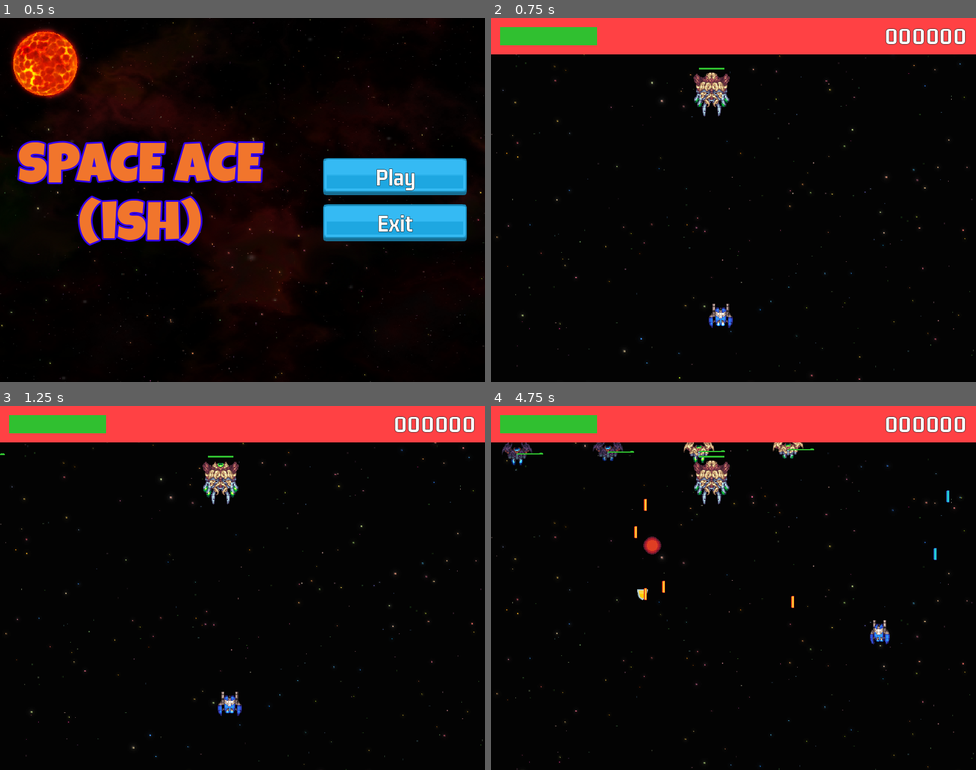
Above: before the commit, frames 1-4 (two rows, left to right).
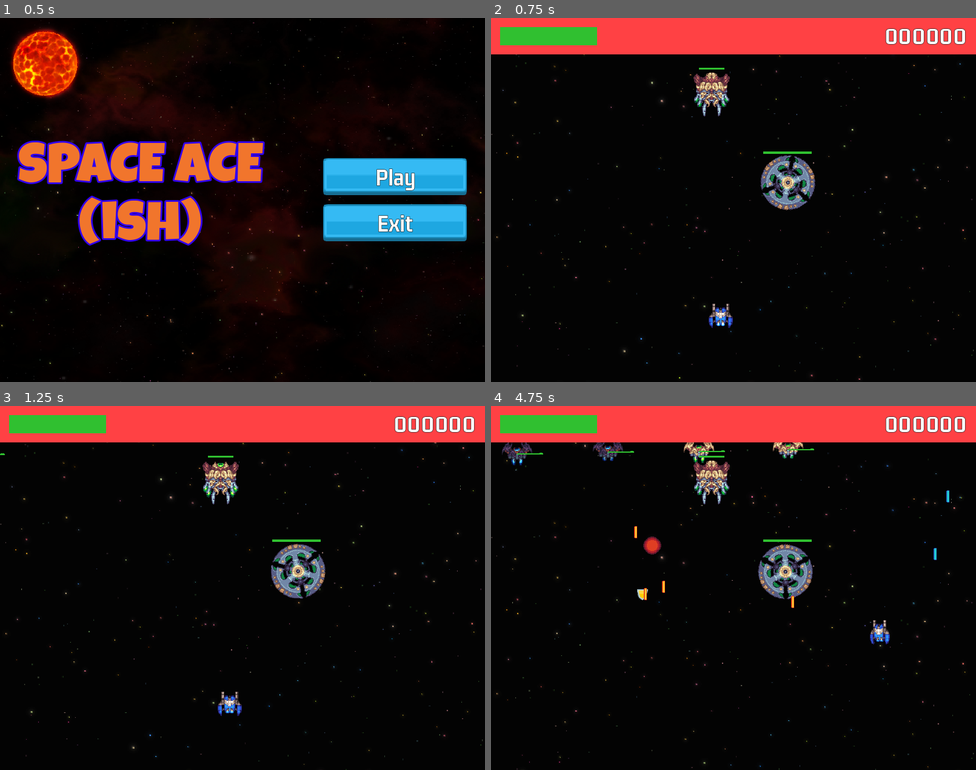
Above: after the commit, the same moments.

Repository: DMAlexander/space-ace
Game: Godot game, scene res://scenes/main/main.tscn
Two runs of this game, one before a commit and one after it. Both use one fixed random seed, a clock stepped at 60 frames per second and the inputs below.
Inputs:
- Up to frame 1 (0.5 s): no input
- Up to frame 2 (0.75 s): click "Play" at 0.5 s
- Up to frame 3 (1.25 s): no input
- Up to frame 4 (4.75 s): hold D (right) 1.28-2.03 s; tap J (shoot) at 1.35, 2.3, 3.05, 3.6, 4.35 s; hold S (down) 2.03-2.78 s; tap E (explode) at 2.1 s; hold D (right) 2.78-3.53 s; tap K (maker) at 2.85 s; hold W (up) 3.53-4.28 s; hold A (left) from 4.28 s (still down)

Frame 1 is identical in both runs. In frame 2, 1.2% of the frame differs, in the area x 55-67%, y 36-53%; in frame 3, 1.2%; in frame 4, 1.3%, in the area x 31-67%, y 25-54%.

Commit message:
Saucer Shooting

Diff:
--- a/spaceace/scenes/level/level.tscn
+++ b/spaceace/scenes/level/level.tscn
@@ -12,6 +12,7 @@
 [ext_resource type="PackedScene" uid="uid://cll7tl56r3nuw" path="res://scenes/game_over/game_over.tscn" id="10_kabkg"]
 [ext_resource type="AudioStream" uid="uid://bi7mxs2f6yv6p" path="res://assets/sounds/loops/Mercury.wav" id="11_xdmfd"]
 [ext_resource type="PackedScene" uid="uid://dm2xsxv5u253g" path="res://scenes/wave_manager/wave_manager.tscn" id="12_agptr"]
+[ext_resource type="PackedScene" uid="uid://rhaavf2xwlrj" path="res://scenes/saucer/saucer.tscn" id="13_fla0o"]
 
 [sub_resource type="Curve2D" id="Curve2D_jwvpp"]
 _data = {
@@ -86,3 +87,6 @@
 volume_db = -10.0
 
 [node name="WaveManager" parent="." instance=ExtResource("12_agptr")]
+
+[node name="Saucer" parent="." instance=ExtResource("13_fla0o")]
+position = Vector2(391, 220)
--- a/spaceace/scenes/saucer/saucer.gd
+++ b/spaceace/scenes/saucer/saucer.gd
@@ -2,6 +2,7 @@
 
 
 class_name Saucer
+
 
 const SPEED: float = 20
 const BOOM_DELAY: float = 0.1
@@ -50,6 +51,7 @@
 	_shooting = false
 	reset_timer()
 
+
 func shoot() -> void:
 	_shooting = true
 	s_mach.travel("shoot")
@@ -57,7 +59,7 @@
 
 
 func fire_missle() -> void:
-	SignalManager.on_create_homing_missle.emit(global_position)
+	SignalManager.on_create_homing_missile.emit(global_position)
 
 
 func reset_timer() -> void:
@@ -75,7 +77,7 @@
 	shoot_timer.stop()
 	hit_box.deactivate()
 	s_mach.travel("die")
-#	ScoreManager.increment_score(SCORE)
+	ScoreManager.increment_score(SCORE)
 
 
 func _on_hit_box_area_entered(area: Area2D) -> void:
--- a/spaceace/scenes/saucer/saucer.tscn
+++ b/spaceace/scenes/saucer/saucer.tscn
@@ -1,6 +1,235 @@
-[gd_scene load_steps=2 format=3 uid="uid://p7eevhfwx2xc"]
-
-[ext_resource type="Script" path="res://scenes/saucer/saucer.gd" id="1_sqt8a"]
-
-[node name="Saucer" type="Node2D"]
-script = ExtResource("1_sqt8a")
+[gd_scene load_steps=18 format=3 uid="uid://rhaavf2xwlrj"]
+
+[ext_resource type="PackedScene" uid="uid://bv6jjh2m8itn7" path="res://scenes/hit_box/hit_box.tscn" id="1_2la2t"]
+[ext_resource type="Script" path="res://scenes/saucer/saucer.gd" id="1_ggfwu"]
+[ext_resource type="Texture2D" uid="uid://do422h0pcsaet" path="res://assets/ships/saucer_1.png" id="1_y8k82"]
+[ext_resource type="PackedScene" uid="uid://di2dosybxngl0" path="res://scenes/health_bar/health_bar.tscn" id="2_cw0m5"]
+[ext_resource type="AudioStream" uid="uid://ddm2aromswub0" path="res://assets/sounds/misc/sci-fi-door.wav" id="3_pcbru"]
+
+[sub_resource type="CircleShape2D" id="CircleShape2D_3dyfd"]
+radius = 35.0143
+
+[sub_resource type="Animation" id="Animation_wjnok"]
+length = 0.001
+tracks/0/type = "value"
+tracks/0/imported = false
+tracks/0/enabled = true
+tracks/0/path = NodePath("HitBox:rotation")
+tracks/0/interp = 1
+tracks/0/loop_wrap = true
+tracks/0/keys = {
+"times": PackedFloat32Array(0),
+"transitions": PackedFloat32Array(1),
+"update": 0,
+"values": [0.0]
+}
+tracks/1/type = "value"
+tracks/1/imported = false
+tracks/1/enabled = true
+tracks/1/path = NodePath("HitBox/Sprite2D:frame")
+tracks/1/interp = 1
+tracks/1/loop_wrap = true
+tracks/1/keys = {
+"times": PackedFloat32Array(0),
+"transitions": PackedFloat32Array(1),
+"update": 1,
+"values": [0]
+}
+tracks/2/type = "value"
+tracks/2/imported = false
+tracks/2/enabled = true
+tracks/2/path = NodePath("HitBox/Sprite2D:modulate")
+tracks/2/interp = 1
+tracks/2/loop_wrap = true
+tracks/2/keys = {
+"times": PackedFloat32Array(0),
+"transitions": PackedFloat32Array(1),
+"update": 0,
+"values": [Color(1, 1, 1, 1)]
+}
+
+[sub_resource type="Animation" id="Animation_qq7ma"]
+resource_name = "die"
+length = 1.8
+step = 0.2
+tracks/0/type = "value"
+tracks/0/imported = false
+tracks/0/enabled = true
+tracks/0/path = NodePath("HitBox/Sprite2D:modulate")
+tracks/0/interp = 2
+tracks/0/loop_wrap = true
+tracks/0/keys = {
+"times": PackedFloat32Array(0, 0.4, 1),
+"transitions": PackedFloat32Array(1, 1, 1),
+"update": 0,
+"values": [Color(1, 1, 1, 1), Color(0.821107, 0, 0.0546505, 1), Color(0.819608, 0, 0.054902, 0)]
+}
+tracks/1/type = "method"
+tracks/1/imported = false
+tracks/1/enabled = true
+tracks/1/path = NodePath(".")
+tracks/1/interp = 1
+tracks/1/loop_wrap = true
+tracks/1/keys = {
+"times": PackedFloat32Array(1.8),
+"transitions": PackedFloat32Array(1),
+"values": [{
+"args": [],
+"method": &"queue_free"
+}]
+}
+
+[sub_resource type="Animation" id="Animation_br0yv"]
+resource_name = "shoot"
+length = 3.2
+step = 0.2
+tracks/0/type = "value"
+tracks/0/imported = false
+tracks/0/enabled = true
+tracks/0/path = NodePath("HitBox/Sprite2D:frame")
+tracks/0/interp = 1
+tracks/0/loop_wrap = true
+tracks/0/keys = {
+"times": PackedFloat32Array(0, 0.2, 0.4, 0.6, 0.8, 1, 1.2, 1.4, 1.6, 1.8, 2, 2.2, 2.4, 2.6),
+"transitions": PackedFloat32Array(1, 1, 1, 1, 1, 1, 1, 1, 1, 1, 1, 1, 1, 1),
+"update": 1,
+"values": [0, 1, 2, 3, 4, 5, 6, 5, 4, 6, 3, 2, 1, 0]
+}
+tracks/1/type = "method"
+tracks/1/imported = false
+tracks/1/enabled = true
+tracks/1/path = NodePath(".")
+tracks/1/interp = 1
+tracks/1/loop_wrap = true
+tracks/1/keys = {
+"times": PackedFloat32Array(2, 3.2),
+"transitions": PackedFloat32Array(1, 1),
+"values": [{
+"args": [],
+"method": &"fire_missle"
+}, {
+"args": [],
+"method": &"stop_shooting"
+}]
+}
+
+[sub_resource type="Animation" id="Animation_w8f28"]
+resource_name = "spin"
+length = 5.0
+loop_mode = 1
+step = 0.1
+tracks/0/type = "value"
+tracks/0/imported = false
+tracks/0/enabled = true
+tracks/0/path = NodePath("HitBox:rotation")
+tracks/0/interp = 1
+tracks/0/loop_wrap = true
+tracks/0/keys = {
+"times": PackedFloat32Array(0, 5),
+"transitions": PackedFloat32Array(1, 1),
+"update": 0,
+"values": [0.0, 6.28319]
+}
+
+[sub_resource type="AnimationLibrary" id="AnimationLibrary_3s7ru"]
+_data = {
+"RESET": SubResource("Animation_wjnok"),
+"die": SubResource("Animation_qq7ma"),
+"shoot": SubResource("Animation_br0yv"),
+"spin": SubResource("Animation_w8f28")
+}
+
+[sub_resource type="AnimationNodeAnimation" id="AnimationNodeAnimation_ow4k1"]
+animation = &"die"
+
+[sub_resource type="AnimationNodeAnimation" id="AnimationNodeAnimation_rm8of"]
+animation = &"shoot"
+
+[sub_resource type="AnimationNodeAnimation" id="AnimationNodeAnimation_3pwmj"]
+animation = &"spin"
+
+[sub_resource type="AnimationNodeStateMachineTransition" id="AnimationNodeStateMachineTransition_8p7gf"]
+advance_mode = 2
+
+[sub_resource type="AnimationNodeStateMachineTransition" id="AnimationNodeStateMachineTransition_kt8mr"]
+switch_mode = 2
+advance_mode = 2
+
+[sub_resource type="AnimationNodeStateMachine" id="AnimationNodeStateMachine_hiv3m"]
+states/die/node = SubResource("AnimationNodeAnimation_ow4k1")
+states/die/position = Vector2(712, 110.8)
+states/shoot/node = SubResource("AnimationNodeAnimation_rm8of")
+states/shoot/position = Vector2(532, 99.44)
+states/spin/node = SubResource("AnimationNodeAnimation_3pwmj")
+states/spin/position = Vector2(352.8, 100.24)
+transitions = ["Start", "spin", SubResource("AnimationNodeStateMachineTransition_8p7gf"), "shoot", "spin", SubResource("AnimationNodeStateMachineTransition_kt8mr")]
+graph_offset = Vector2(88, 20)
+
+[node name="Saucer" type="PathFollow2D"]
+rotates = false
+script = ExtResource("1_ggfwu")
+
+[node name="HitBox" parent="." instance=ExtResource("1_2la2t")]
+collision_layer = 2
+collision_mask = 4
+
+[node name="CollisionShape2D" parent="HitBox" index="0"]
+position = Vector2(0, -3)
+shape = SubResource("CircleShape2D_3dyfd")
+
+[node name="Sprite2D" type="Sprite2D" parent="HitBox"]
+texture = ExtResource("1_y8k82")
+hframes = 7
+
+[node name="Booms" type="Node2D" parent="."]
+
+[node name="Marker2D" type="Marker2D" parent="Booms"]
+
+[node name="Marker2D2" type="Marker2D" parent="Booms"]
+position = Vector2(-9, -20)
+
+[node name="Marker2D3" type="Marker2D" parent="Booms"]
+position = Vector2(-20, -1)
+
+[node name="Marker2D4" type="Marker2D" parent="Booms"]
+position = Vector2(0, 18)
+
+[node name="Marker2D5" type="Marker2D" parent="Booms"]
+position = Vector2(17, 2)
+
+[node name="Marker2D6" type="Marker2D" parent="Booms"]
+position = Vector2(16, -15)
+
+[node name="Marker2D7" type="Marker2D" parent="Booms"]
+position = Vector2(9, -26)
+
+[node name="Sound" type="AudioStreamPlayer2D" parent="."]
+stream = ExtResource("3_pcbru")
+
+[node name="HealthBar" parent="." instance=ExtResource("2_cw0m5")]
+offset_left = -32.0
+offset_top = -44.0
+offset_right = 32.0
+offset_bottom = -41.0
+level_low = 100
+level_med = 200
+start_health = 300
+max_health = 300
+
+[node name="AnimationPlayer" type="AnimationPlayer" parent="."]
+libraries = {
+"": SubResource("AnimationLibrary_3s7ru")
+}
+
+[node name="AnimationTree" type="AnimationTree" parent="."]
+tree_root = SubResource("AnimationNodeStateMachine_hiv3m")
+anim_player = NodePath("../AnimationPlayer")
+
+[node name="ShootTimer" type="Timer" parent="."]
+one_shot = true
+
+[connection signal="area_entered" from="HitBox" to="." method="_on_hit_box_area_entered"]
+[connection signal="died" from="HealthBar" to="." method="_on_health_bar_died"]
+[connection signal="timeout" from="ShootTimer" to="." method="_on_shoot_timer_timeout"]
+
+[editable path="HitBox"]
--- a/spaceace/scenes/saucer_manager/saucer_manager.gd
+++ b/spaceace/scenes/saucer_manager/saucer_manager.gd
@@ -5,8 +5,10 @@
 const WAIT_TIME = 6.0
 const WAIT_VARIATION = 1.0
 
+
 @onready var timer: Timer = $Timer
 @onready var paths: Node2D = $Paths
+
 
 var _path2Ds: Array[Path2D] = []
 
@@ -32,8 +34,3 @@
 
 func _on_timer_timeout() -> void:
 	spawn_saucer()
-
-
-# Called every frame. 'delta' is the elapsed time since the previous frame.
-func _process(delta: float) -> void:
-	pass
--- a/spaceace/scenes/saucer_manager/saucer_manager.tscn
+++ b/spaceace/scenes/saucer_manager/saucer_manager.tscn
@@ -1,10 +1,40 @@
-[gd_scene load_steps=2 format=3 uid="uid://com4kr2rpy8j6"]
+[gd_scene load_steps=5 format=3 uid="uid://djbllajaogad5"]
 
-[ext_resource type="Script" path="res://scenes/saucer_manager/saucer_manager.gd" id="1_78emn"]
+[ext_resource type="Script" path="res://scenes/saucer_manager/saucer_manager.gd" id="1_k7xt7"]
 
-[node name="SaucerManager" type="Node2D"]
-script = ExtResource("1_78emn")
+[sub_resource type="Curve2D" id="Curve2D_sid2x"]
+_data = {
+"points": PackedVector2Array(0, 0, 0, 0, -89, 80, -194.079, -4.75683, 194.079, 4.75683, 320, 169, 0, 0, 0, 0, 731, 92)
+}
+point_count = 3
+
+[sub_resource type="Curve2D" id="Curve2D_c0ybw"]
+_data = {
+"points": PackedVector2Array(0, 0, 0, 0, 717, 78, 205.495, 0, -205.495, 0, 336, 152, 0, 0, 0, 0, -75, 59)
+}
+point_count = 3
+
+[sub_resource type="Curve2D" id="Curve2D_ag3pv"]
+_data = {
+"points": PackedVector2Array(0, 0, 0, 0, 324, -85, 0, 0, 0, 0, 324, 537)
+}
+point_count = 2
+
+[node name="SaucerManager" type="Node2D" groups=["Moveables"]]
+script = ExtResource("1_k7xt7")
+
+[node name="Timer" type="Timer" parent="."]
+one_shot = true
 
 [node name="Paths" type="Node2D" parent="."]
 
-[node name="Timer" type="Timer" parent="."]
+[node name="Path2D" type="Path2D" parent="Paths"]
+curve = SubResource("Curve2D_sid2x")
+
+[node name="Path2D2" type="Path2D" parent="Paths"]
+curve = SubResource("Curve2D_c0ybw")
+
+[node name="Path2D3" type="Path2D" parent="Paths"]
+curve = SubResource("Curve2D_ag3pv")
+
+[connection signal="timeout" from="Timer" to="." method="_on_timer_timeout"]
Not shown: 1 places in spaceace/scenes/level/level.tscn that only renumber resources
